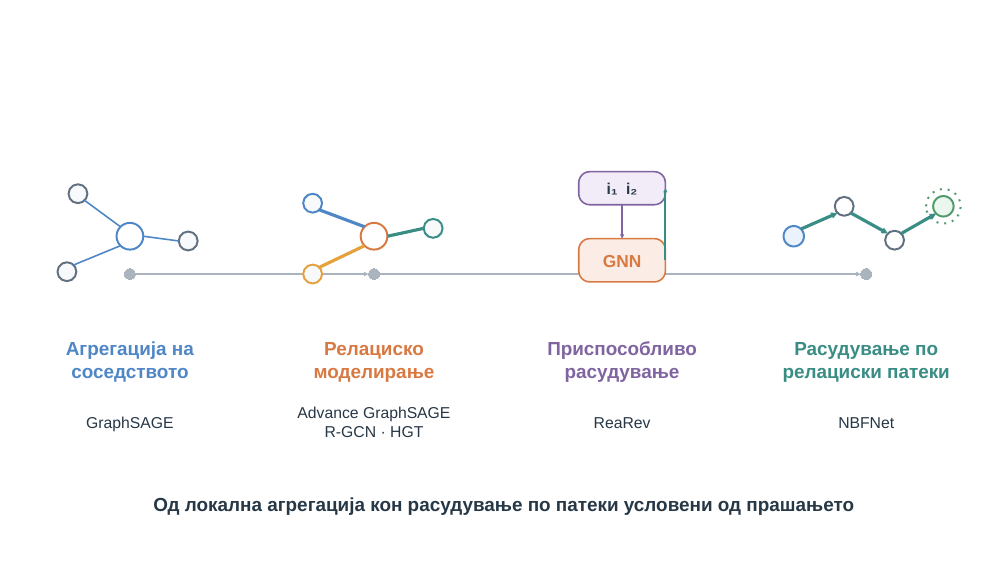
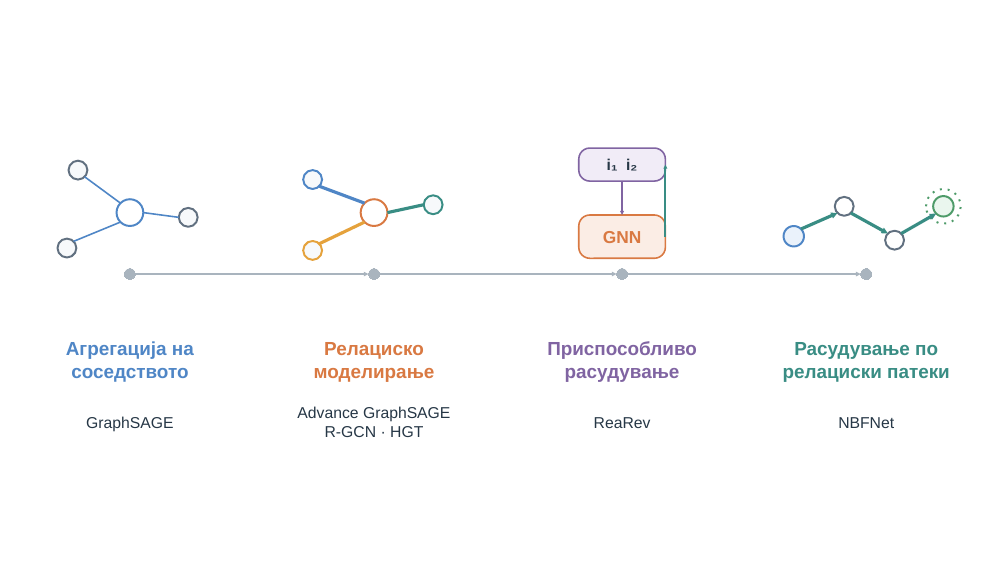
Before and after one commit to Itonkdong/graphragx, a slide deck: slide 2 of .codex-build/presentation-visuals/candidate.pptx. Drawn at 1008x567 pixels with LibreOffice and Linux fonts; fonts in the diff are those of the drawing. Boxes give left, top, right and bottom in pixels: in the first picture for what was removed or moved away, otherwise in the second. Text is boxed around its words. In the diff, an @@ line names an element or a change of style, - is before the commit and + after.

Commit message:
Update presentation visuals: adjust dimensions and remove unnecessary text elements

```diff
--- a/.codex-build/presentation-visuals/candidate.pptx
+++ b/.codex-build/presentation-visuals/candidate.pptx
@@ 8 ellipses, 6 lines, 2 rounded rectangles, 1 curved arrow, 1 arrow: place and size @@
-8 ellipses, 6 lines, 2 rounded rectangles, 1 curved arrow, 1 arrow at (57,172,666,284)
+8 ellipses, 6 lines, 2 rounded rectangles, 1 curved arrow, 1 arrow at (57,148,666,260)
@@ ellipse added at (617,268,628,280), fill #A9B4BE, outline #A9B4BE 0 pt @@
@@ text removed at (153,497,854,515) @@
-Од локална агрегација кон расудување по патеки условени од прашањето
```
Also in this commit, not shown: 22 other files.
